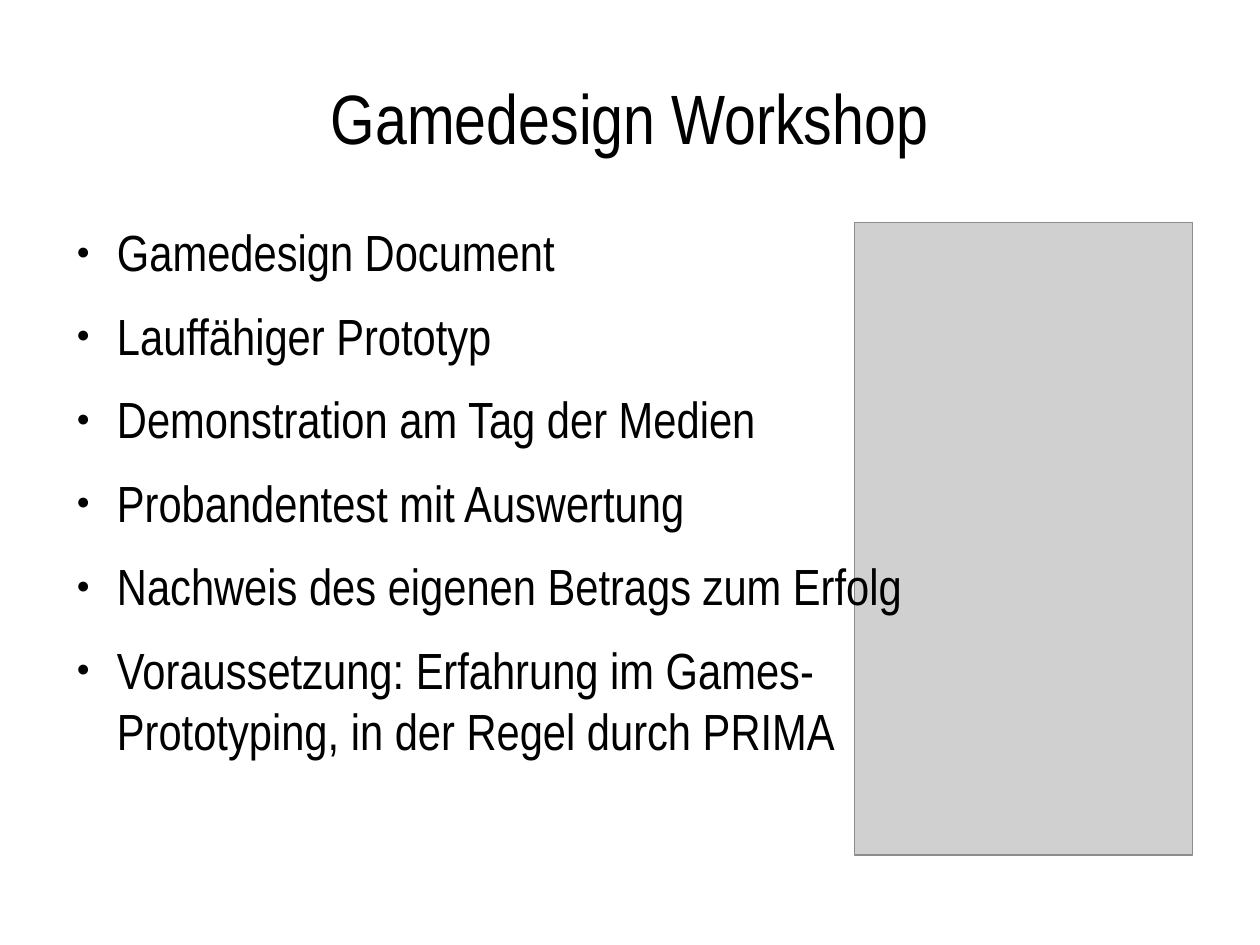
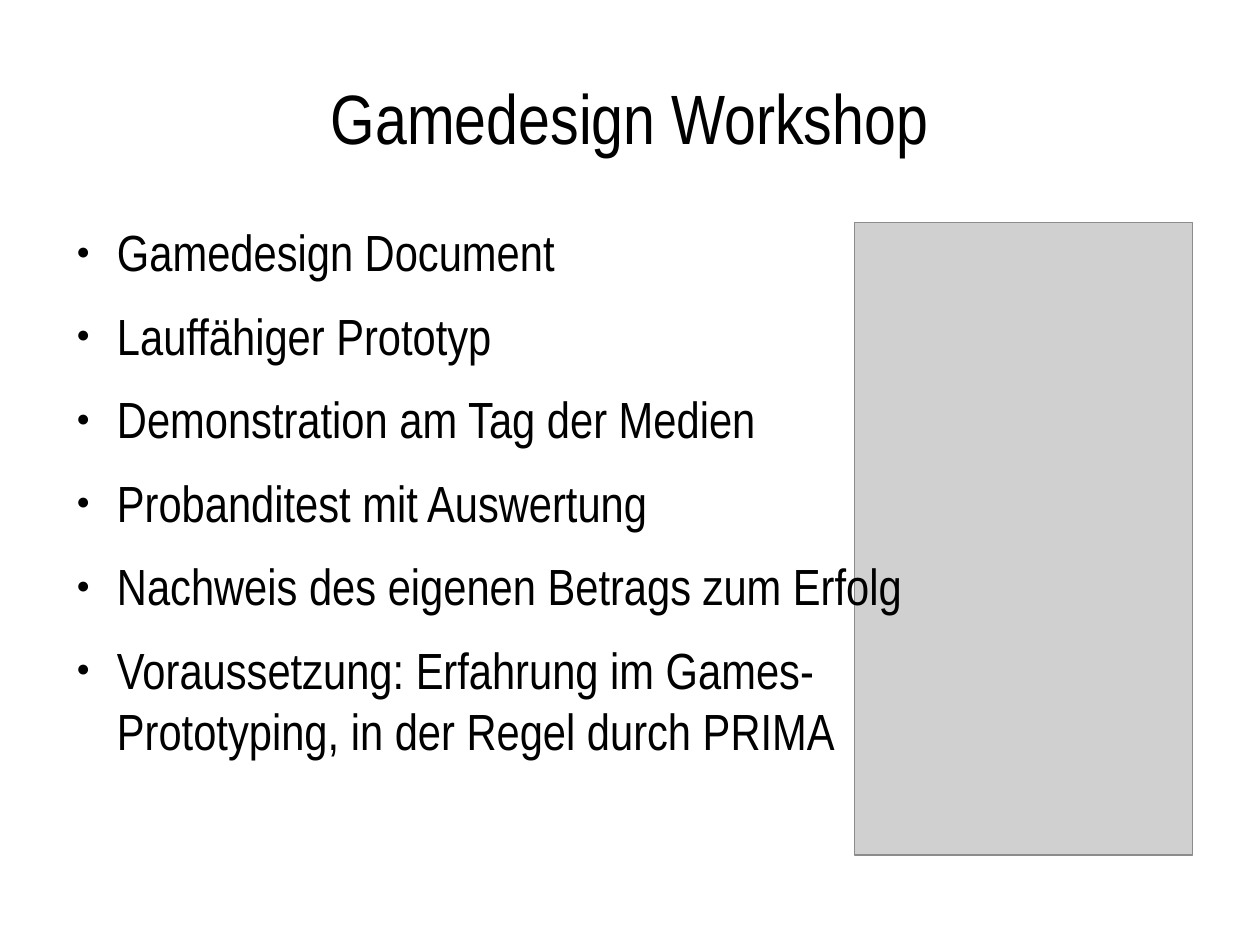
Before and after one commit to JirkaDellOro/JirkaDellOro.github.io, a slide deck: slide 7 of Prof/WPM-Vorstellung.odp. Drawn at 1260x945 pixels with LibreOffice and Linux fonts; fonts in the diff are those of the drawing; grey boxes stand for pictures; background and template pictures are left out. Boxes give left, top, right and bottom in pixels: in the first picture for what was removed or moved away, otherwise in the second. Text is boxed around its words. In the diff, an @@ line names an element or a change of style, - is before the commit and + after.

```diff
--- a/Prof/WPM-Vorstellung.odp
+++ b/Prof/WPM-Vorstellung.odp
@@ text at (x1=117, y1=485, x2=647, y2=532): text changed @@
-● Probandentest mit Auswertung
+● Probanditest mit Auswertung
```
Also in this commit, not shown: 2 other slides changed, 1 other file.
